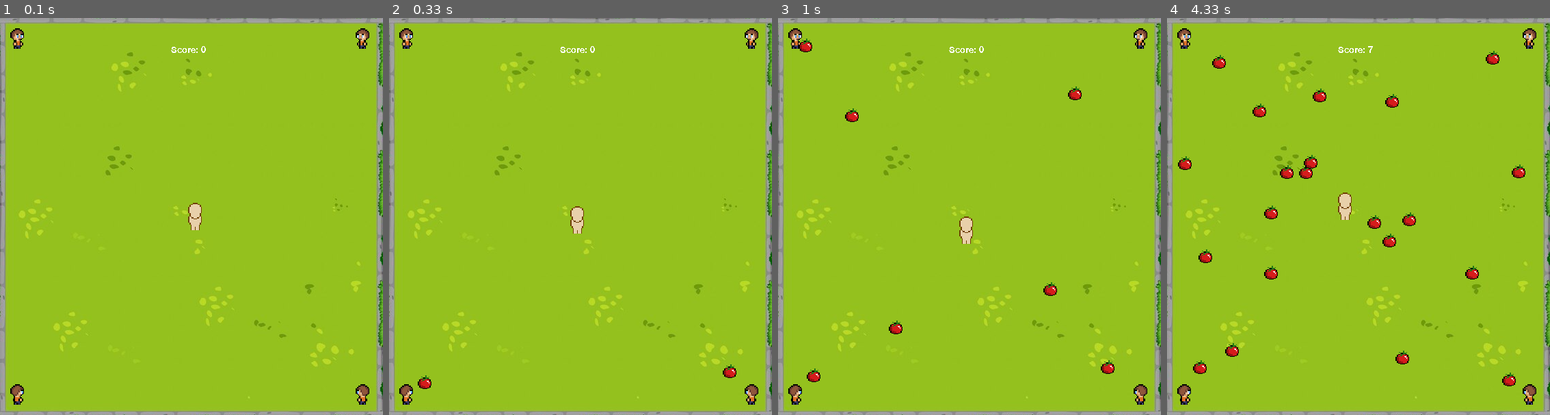
Above: before the commit, frames 1-4 (left to right).
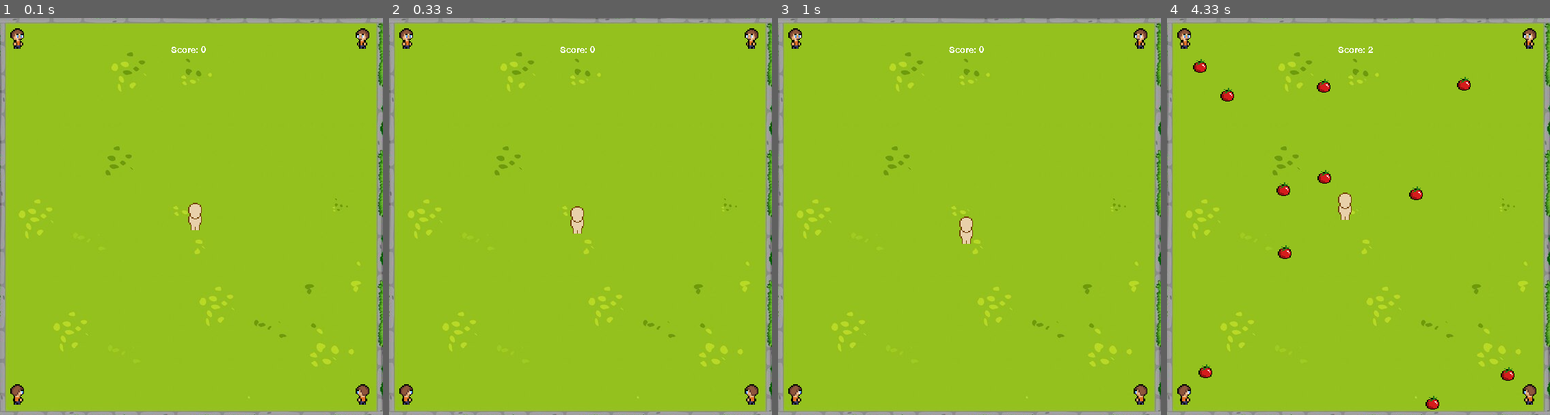
Above: after the commit, the same moments.

Repository: DeibyKwl/Reinforcement_Learning_Py_Game
Game: pygame game, started from double.checking.py
Two runs of this game, one before a commit and one after it. Both use one fixed random seed, a clock stepped at 60 frames per second and the inputs below.
Inputs:
- Up to frame 1 (0.1 s): no input
- Up to frame 2 (0.33 s): no input
- Up to frame 3 (1 s): no input
- Up to frame 4 (4.33 s): tap Enter at 1.83 s; tap Space at 3.17, 3.57, 3.87, 4.07 s

Frame 1 is identical in both runs. In frame 2, 0.2% of the frame differs, in the area x 7-91%, y 87-94%; in frame 3, 0.6%; in frame 4, 2.7%, in the area x 2-94%, y 7-99%.

Commit message:
Change some parameters to ease the learning for the model

Diff:
--- a/game_cus_gym_env.py
+++ b/game_cus_gym_env.py
@@ -89,7 +89,7 @@
         self.rect.y += (int(self.dy))
 
         if self.player_instance.rect.colliderect(self.rect):
-            game_over = True
+           game_over = True
 
         self.destroy()
 
@@ -104,7 +104,8 @@
         self.render_mode = None
         self.done = False
         self.action_space = spaces.Discrete(8)
-        self.observation_space = spaces.Box(low=-1000, high=1000, shape=(202,), dtype=np.int32) # Player position and potential 100 tomatoes positions
+        # FOR TESTING, change the shape as needed
+        self.observation_space = spaces.Box(low=-1000, high=1000, shape=(42,), dtype=np.int32) # Player position and potential 100 tomatoes positions
         pygame.init()
         pygame.font.init()
         # for the game
@@ -137,10 +138,11 @@
         for tomatoes in self.tomato.sprites():
             tomato_pos.extend([tomatoes.rect.x, tomatoes.rect.y])
 
-        if len(self.tomato) < 100:
-            zeros_to_fill = (100 - len(self.tomato)) * 2
+        # For testing purposes, change the number_instances as needed
+        number_instances = 20
+        if len(self.tomato) < number_instances:
+            zeros_to_fill = (number_instances - len(self.tomato)) * 2
             tomato_pos.extend([0] * zeros_to_fill)
-
 
         return player_pos + tomato_pos
 
@@ -153,6 +155,9 @@
 
 
         for event in pygame.event.get():
+
+            if event.type == pygame.QUIT:
+                pygame.quit()
 
             tomato_top_left = Tomato(40,40, self.player_instance.rect.x, self.player_instance.rect.y, self.player_instance)
             tomato_top_right = Tomato(518,40, self.player_instance.rect.x, self.player_instance.rect.y, self.player_instance)
@@ -162,19 +167,19 @@
             # Top Left
             if event.type == self.top_left_timer:
                 self.tomato.add(tomato_top_left)
-                pygame.time.set_timer(self.top_left_timer, random.randint(400, 800))  # reset timer
+                pygame.time.set_timer(self.top_left_timer, random.randint(900, 1400))  # reset timer
             # Top Right
             if event.type == self.top_right_timer:
                 self.tomato.add(tomato_top_right)
-                pygame.time.set_timer(self.top_right_timer, random.randint(500, 700))  # reset timer 2
+                pygame.time.set_timer(self.top_right_timer, random.randint(1100, 1200))  # reset timer 2
             # Bottom Left
             if event.type == self.bottom_left_timer:
                 self.tomato.add(tomato_bottom_left)
-                pygame.time.set_timer(self.bottom_left_timer, random.randint(200, 900)) # reset timer 3
+                pygame.time.set_timer(self.bottom_left_timer, random.randint(900, 1000)) # reset timer 3
             # Bottom right
             if event.type == self.bottom_right_timer:
                 self.tomato.add(tomato_bottom_right)
-                pygame.time.set_timer(self.bottom_right_timer, random.randint(400, 800))  # Timer 4
+                pygame.time.set_timer(self.bottom_right_timer, random.randint(700, 1800))  # Timer 4
 
         # player direction
         if action == 0:
@@ -196,20 +201,20 @@
 
         self.player.update(player_dir)
 
-        self.observation = {
+        """self.observation = {
             'player_x_pos': self.player_instance.rect.x,
             'player_y_pos': self.player_instance.rect.y,
             'player_action': action
-        }
-
-        reward_interval = 0.5
+        }"""
+
+        reward_interval = 3
         elapsed_time = time.time() - self.start_time
 
         if elapsed_time >= reward_interval:
             self.reward = 2
             self.start_time = time.time() # reset timer
-        else:
-            self.reward = 0
+        #else:
+        #    self.reward = 0
 
         self.info = {}
 
@@ -218,19 +223,19 @@
         self.observation = self.observation.reshape(-1)
 
         self.truncated = False
+        #print(self.done)
 
         if game_over:
             self.start_time = time.time() # reset timer
             self.done = True
-            self.reward = -3
-            return self.observation, self.reward, self.truncated, self.done, self.info
+            self.reward = -7
+            #return self.observation, self.reward, self.truncated, self.done, self.info
 
         return self.observation, self.reward, self.truncated, self.done, self.info
 
     def reset(self, seed=None):
         global score, game_over
         # Reset part
-        #pygame.init()
         self.done = False
         game_over = False
         score = 0 # Reset score
@@ -245,11 +250,10 @@
         self.top_right_timer = pygame.USEREVENT + 2
         self.bottom_left_timer = pygame.USEREVENT + 3
         self.bottom_right_timer = pygame.USEREVENT + 4
-        pygame.time.set_timer(self.top_left_timer, random.randint(200, 500))  # Timer 1
-        pygame.time.set_timer(self.top_right_timer, random.randint(300, 500))  # Timer 2
-        pygame.time.set_timer(self.bottom_left_timer, random.randint(200, 900))  # Timer 3
-        pygame.time.set_timer(self.bottom_right_timer, random.randint(100, 500))  # Timer 4
-
+        pygame.time.set_timer(self.top_left_timer, random.randint(1200, 1500))  # Timer 1
+        pygame.time.set_timer(self.top_right_timer, random.randint(1300, 1500))  # Timer 2
+        pygame.time.set_timer(self.bottom_left_timer, random.randint(1200, 1900))  # Timer 3
+        pygame.time.set_timer(self.bottom_right_timer, random.randint(1100, 1500))  # Timer 4
 
         if player_dir == 'up':
             self.numerical_dir = 0
@@ -334,12 +338,12 @@
 
 
 # Unit testing
-#env = Game_env()
-#for _ in range(300):
+# env = Game_env()
+# for _ in range(300):
 #    action = env.action_space.sample()
 #    obs, reward, truncated, done, _ = env.step(action)
-#    if env.done:
+#    if done:
 #        env.reset()
 #    env.render()
 
-#env.close()
+# env.close()
